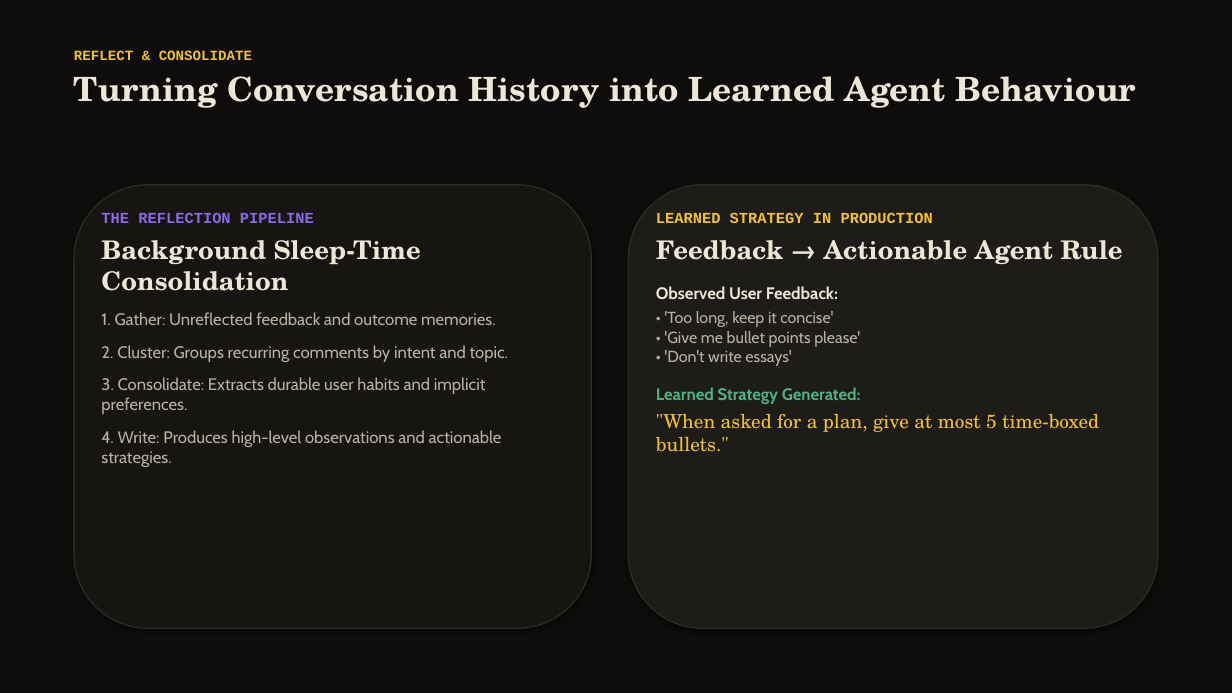
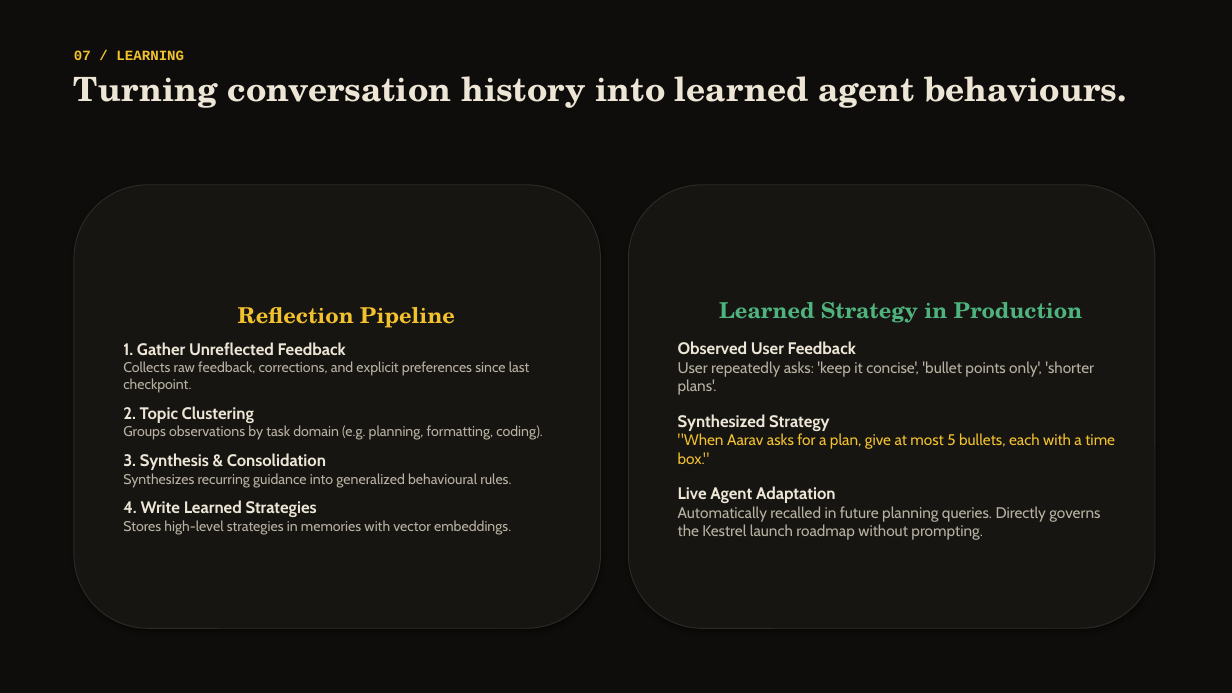
Before and after one commit to vaibhavcodesx/radahn, a slide deck: slide 8 of docs/deck/radahn.pptx. Drawn at 1232x693 pixels with LibreOffice and Linux fonts; fonts in the diff are those of the drawing. Boxes give left, top, right and bottom in pixels: in the first picture for what was removed or moved away, otherwise in the second. Text is boxed around its words. In the diff, an @@ line names an element or a change of style, - is before the commit and + after.

Commit message:
feat(media): refresh screenshots, og.png, judge-path.gif, deck and demo-script for Kestrel persona with G7 review fixes

```diff
--- a/docs/deck/radahn.pptx
+++ b/docs/deck/radahn.pptx
@@ text at [74,50,1126,108]: text changed @@
-REFLECT & CONSOLIDATE
-Turning Conversation History into Learned Agent Behaviour
+07 / LEARNING
+Turning conversation history into learned agent behaviours.
@@ rounded rectangle "Reflection Pipeline": place and size @@
-rounded rectangle "Reflection Pipeline" at [74,185,592,628]
+rounded rectangle "Reflection Pipeline" at [74,185,601,628]
@@ rounded rectangle "Reflection Pipeline" at [74,185,601,628]: outline #2E2B26 1 pt to #2E2B26 0.75 pt @@
@@ rounded rectangle "Learned Strategy in Production" at [628,185,1155,628]: fill #1E1C18 to #161512; outline #2E2B26 1 pt to #2E2B26 0.75 pt @@
@@ text removed at [101,212,508,467] @@
-THE REFLECTION PIPELINE
-Background Sleep-Time Consolidation
-1. Gather: Unreflected feedback and outcome memories.
-2. Cluster: Groups recurring comments by intent and topic.
-3. Consolidate: Extracts durable user habits and implicit preferences.
-4. Write: Produces high-level observations and actionable strategies.
@@ text removed at [656,212,1123,452] @@
-LEARNED STRATEGY IN PRODUCTION
-Feedback → Actionable Agent Rule
-Observed User Feedback:
-• 'Too long, keep it concise'
-• 'Give me bullet points please'
-• 'Don't write essays'
-Learned Strategy Generated:
-"When asked for a plan, give at most 5 time-boxed bullets."
@@ text in rounded rectangle at [123,307,543,535]: text added @@
+Reflection Pipeline
+1. Gather Unreflected Feedback
+Collects raw feedback, corrections, and explicit preferences since last checkpoint.
+2. Topic Clustering
+Groups observations by task domain (e.g. planning, formatting, coding).
+3. Synthesis & Consolidation
+Synthesizes recurring guidance into generalized behavioural rules.
+4. Write Learned Strategies
+Stores high-level strategies in memories with vector embeddings.
@@ text in rounded rectangle at [678,302,1115,540]: text added @@
+Learned Strategy in Production
+Observed User Feedback
+User repeatedly asks: 'keep it concise', 'bullet points only', 'shorter plans'.
+Synthesized Strategy
+"When Aarav asks for a plan, give at most 5 bullets, each with a time box."
+Live Agent Adaptation
+Automatically recalled in future planning queries. Directly governs the Kestrel launch roadmap without prompting.
```
Also in this commit, not shown: 9 other slides changed, 2 slides added, 2 slides removed, 13 other files.
